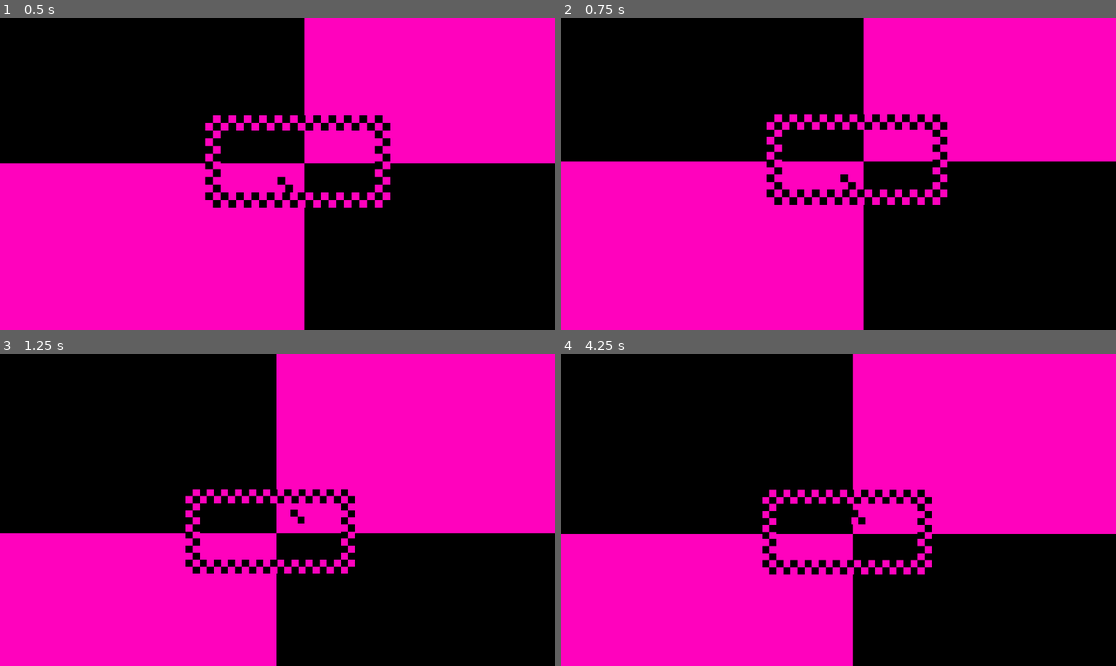
Above: before the commit, frames 1-4 (two rows, left to right).
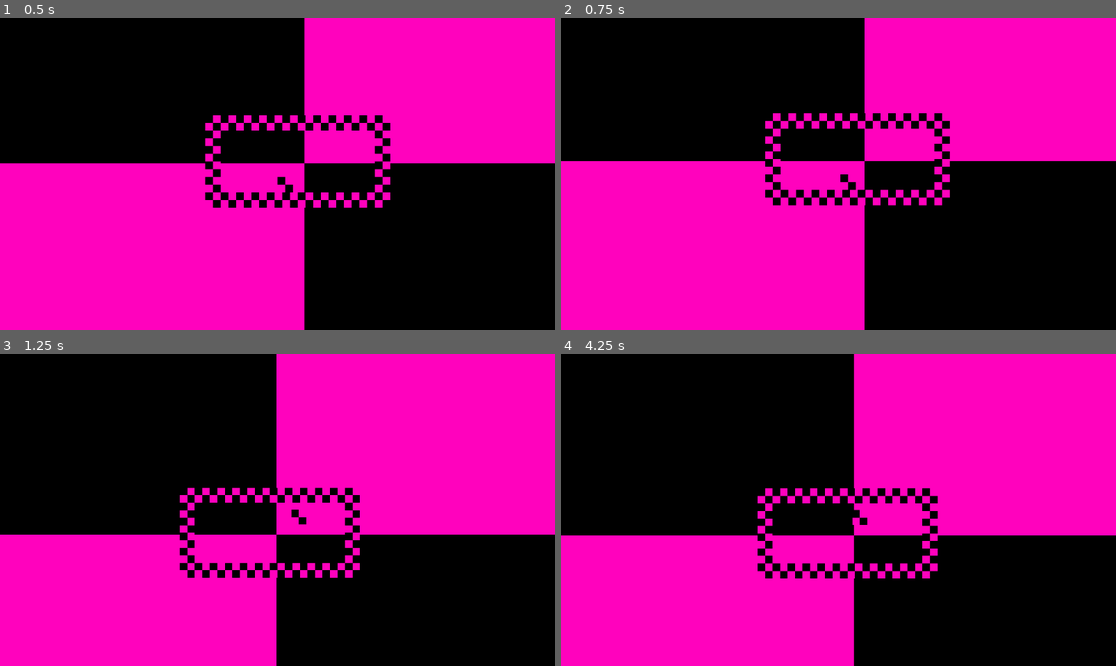
Above: after the commit, the same moments.

Repository: epimetheusgames/ProjectPrometheus
Game: Godot game, scene res://Levels/Level1.tscn
The game is run twice, just before and just after one commit, with the same random seed, the same clock (stepped at 60 frames per second) and the same inputs. The project has no main scene, so this scene is started directly.
Inputs:
- Up to frame 1 (0.5 s): no input
- Up to frame 2 (0.75 s): hold D (right) from 0.53 s (still down)
- Up to frame 3 (1.25 s): keep holding D (right); tap W (jump) at 0.77 s
- Up to frame 4 (4.25 s): tap W (jump) at 1.52, 3.02, 3.77 s; release D (right) at 2.03 s; hold A (left) 2.03-2.78 s; hold D (right) from 2.78 s (still down)

Frame 1 is identical in both runs. In frame 2, 1.9% of the frame differs, in the area x 0-100%, y 0-100%; in frame 3, 3.2%; in frame 4, 3.4%.

Commit message:
Camera zoom is now smooth when stopping

Diff:
--- a/Objects/PlayerManager.gd
+++ b/Objects/PlayerManager.gd
@@ -1,13 +1,16 @@
 extends Node2D
 
 func _process(delta):
+	# Camera follows player.
 	$Camera.position += ($Player.position - $Camera.position) * 0.1
 
 	var player_vel = 0
 
+	# Camera zooms out as player moves faster.
 	if $Camera.zoom.x > 0.75:
-		player_vel = 1 - abs($Player.velocity.x) / 50
+		player_vel = 1 - abs($Player.velocity.x) / 100
 	else:
 		player_vel = 0.75
-	$Camera.zoom = Vector2(player_vel, player_vel)
+
+	$Camera.zoom += (Vector2(player_vel, player_vel) - $Camera.zoom) * 0.05
 	print($Camera.zoom)
